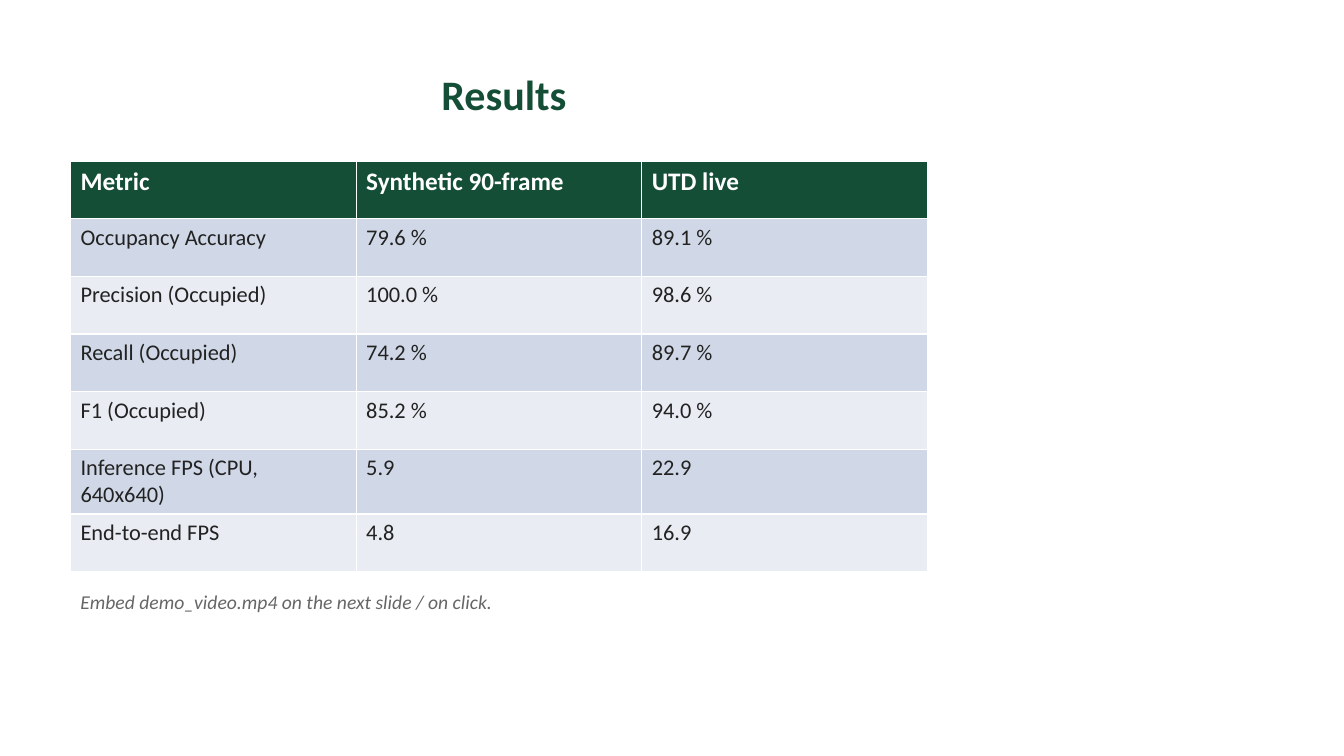
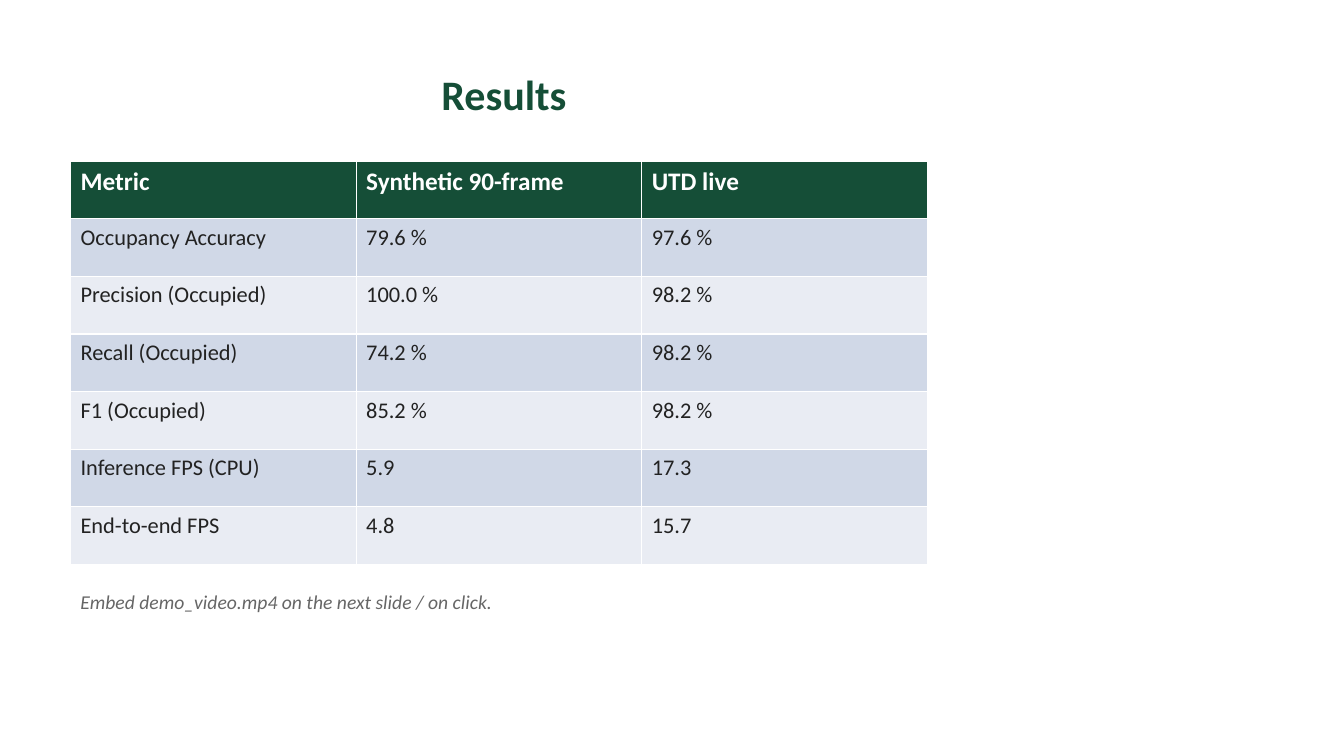
Before and after one commit to Eswar-deep/CV-assignment, a slide deck: slide 6 of presentation/slides.pptx. Drawn at 1344x756 pixels with LibreOffice and Linux fonts; fonts in the diff are those of the drawing. Boxes give left, top, right and bottom in pixels: in the first picture for what was removed or moved away, otherwise in the second. Text is boxed around its words. In the diff, an @@ line names an element or a change of style, - is before the commit and + after.

```diff
--- a/presentation/slides.pptx
+++ b/presentation/slides.pptx
@@ table at [71, 161, 927, 565] @@
-row 2, column 3: 89.1 %
+row 2, column 3: 97.6 %
-row 3, column 3: 98.6 %
+row 3, column 3: 98.2 %
-row 4, column 3: 89.7 %
+row 4, column 3: 98.2 %
-row 5, column 3: 94.0 %
+row 5, column 3: 98.2 %
-row 6, column 1: Inference FPS (CPU, 640x640)
+row 6, column 1: Inference FPS (CPU)
-row 6, column 3: 22.9
+row 6, column 3: 17.3
-row 7, column 3: 16.9
+row 7, column 3: 15.7
```
Also in this commit, not shown: 2 other slides changed, 45 other files.
